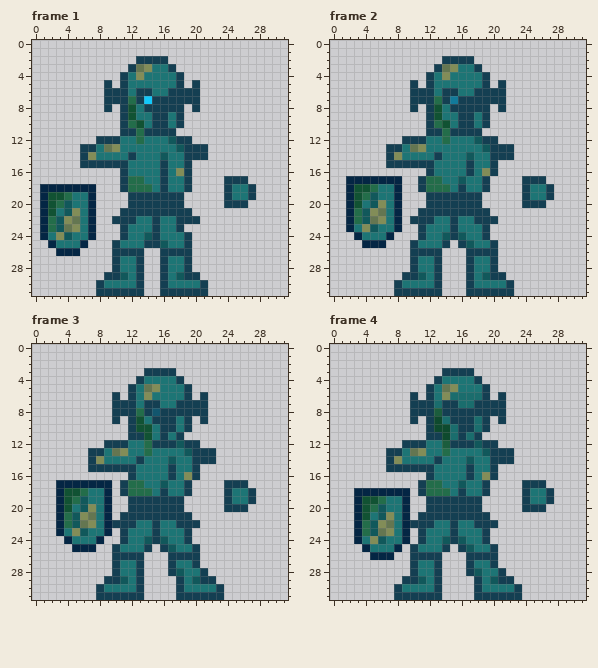
Edited in one commit: pixel-art file (src/enemySprites/knightfin.aseprite). This is how it looked before the edit.
32x32 pixels, 8 frames. Shown: frame 1, frame 2, frame 3, frame 4. The commit also changed other frames, which this record leaves out.
The result:
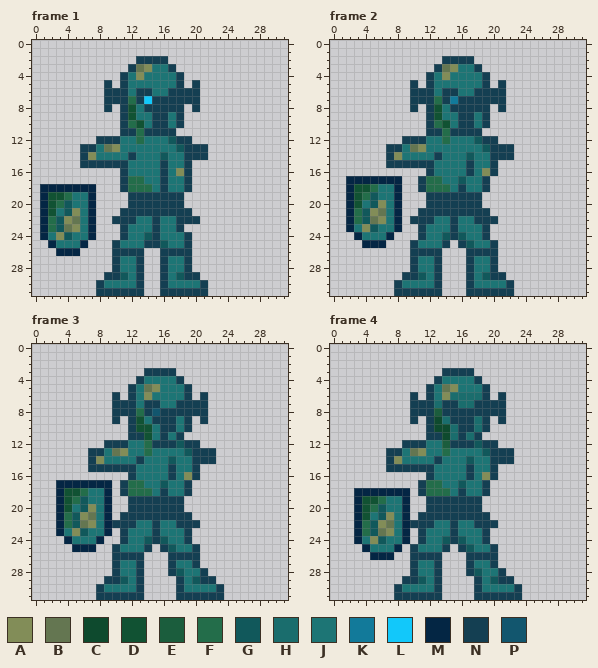
Palette (. is transparent): A #828d58  B #647651  C #0e4a2e  D #115233  E #1b5d3d  F #236d4a  G #11585b  H #1a6d6d  J #1d7575  K #127a9a  L #12c8fa  M #042644  N #143f52  P #12566e
Diff:
Frame 1, layer "Guy":
Colour J is gone in rows 18 to 19 at x 25 to 26.
Colour N is gone in row 17 at x 24 to 26; in rows 18 to 19 at x 24 and 27; in row 20 at x 24 to 26.
Frame 2, layer "Guy": the same change as frame 1
Frame 3, layer "Guy": the same change as frame 1
Frame 4, layer "Guy": the same change as frame 1
